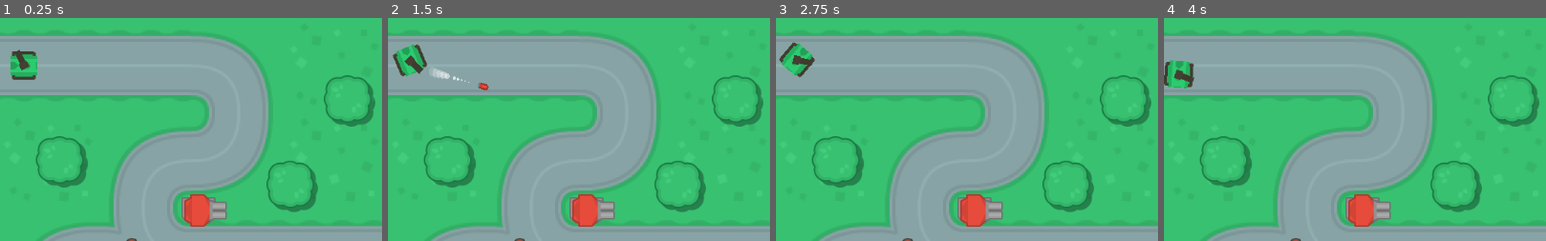
Above: before the commit, frames 1-4 (left to right).
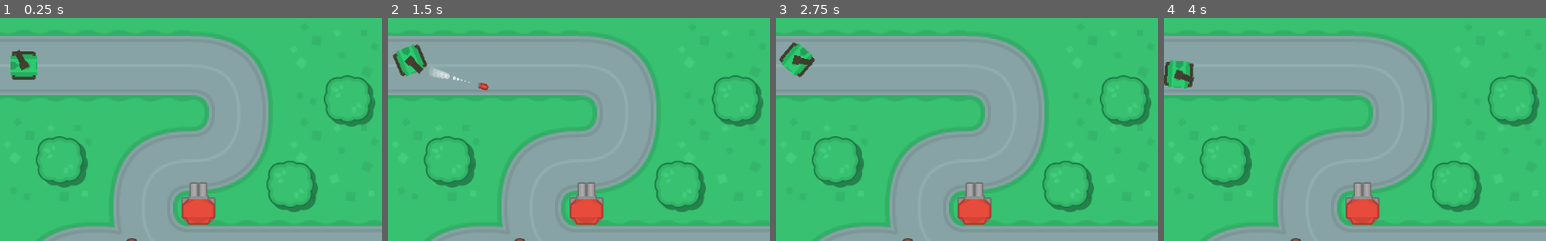
Above: after the commit, the same moments.

Repository: AnaTorres61/rogue-tank
Game: Godot game, scene res://scenes/test_area.tscn
The game is run twice, just before and just after one commit, with the same random seed, the same clock (stepped at 60 frames per second) and the same inputs.
Inputs (mouse positions are % of the whole screen's width and height, from its top left):
- Up to frame 1 (0.25 s): no input
- Up to frame 2 (1.5 s): tap Enter at 0.5 s; move the mouse to (72, 45) at 0.52 s; hold Right (ui_right) 0.53-1.28 s; tap Space at 1.25 s; move the mouse to (30, 55) at 1.27 s; hold Down (ui_down) from 1.28 s (still down)
- Up to frame 3 (2.75 s): move the mouse to (60, 28) at 2.02 s; release Down (ui_down) at 2.03 s; hold Right (ui_right) from 2.03 s (still down)
- Up to frame 4 (4 s): move the mouse to (45, 70) at 2.77 s; release Right (ui_right) at 2.78 s; hold Up (ui_up) 2.78-3.53 s; move the mouse to (80, 65) at 3.52 s; hold Left (ui_left) from 3.53 s (still down)
The pictures show only the part of the screen within x 0-50%, y 0-50%; the shares and areas given below are measured in that part.

The runs differ from the first frame. In frame 1, 0.9% of the frame differs, in the area x 47-60%, y 73-94%; in frame 2, 0.9%; in frame 3, 0.9%; in frame 4, 0.9%.

Commit message:
Edit sensor radius in Tool mode

Diff:
--- a/scenes/test_area.tscn
+++ b/scenes/test_area.tscn
@@ -29,7 +29,7 @@
 [sub_resource type="CircleShape2D" id=4]
 
 custom_solver_bias = 0.0
-radius = 201.0
+radius = 200.0
 
 [node name="test_area" type="Node" index="0"]
 
@@ -60,6 +60,7 @@
 
 [node name="Tank" parent="." index="1" instance=ExtResource( 2 )]
 
+editor/display_folded = true
 position = Vector2( 32.0955, 64.1058 )
 rotation = -0.00607844
 bodie = 4
@@ -258,6 +259,7 @@
 
 [node name="turret_01" type="StaticBody2D" parent="." index="4"]
 
+editor/display_folded = true
 position = Vector2( 265.834, 259.017 )
 input_pickable = false
 collision_layer = 0
@@ -267,11 +269,11 @@
 friction = 1.0
 bounce = 0.0
 script = ExtResource( 8 )
-_sections_unfolded = [ "Collision" ]
 __meta__ = {
 "_edit_group_": true
 }
-start_rot = 0.0
+start_rot = 270.0
+sensor_radius = 200.0
 
 [node name="sprite" type="Sprite" parent="turret_01" index="0"]
 
@@ -285,6 +287,8 @@
 
 [node name="cannon" type="Area2D" parent="turret_01" index="2"]
 
+editor/display_folded = true
+rotation = 4.71239
 input_pickable = true
 gravity_vec = Vector2( 0, 1 )
 gravity = 98.0
@@ -330,6 +334,7 @@
 [node name="shape" type="CollisionShape2D" parent="turret_01/sensor" index="0"]
 
 shape = SubResource( 4 )
+_sections_unfolded = [ "Transform", "Visibility" ]
 
 [node name="shoot_timer" type="Timer" parent="turret_01" index="4"]
 
--- a/scripts/turret_01.gd
+++ b/scripts/turret_01.gd
@@ -4,6 +4,8 @@
 var bodies = []
 var rot_vel = PI/2
 export(float, 0, 360) var start_rot = 0.0 setget set_start_rot
+
+export(float, 100, 1000) var sensor_radius = 100 setget set_sensor_radius
 
 const PRE_BULLET = preload("res://scenes/turret_01_bullet.tscn")
 
@@ -24,6 +26,9 @@
 
 func _draw():
 	$cannon.rotation = deg2rad(start_rot)
+	var new_shape = CircleShape2D.new()
+	new_shape.radius = sensor_radius
+	$sensor/shape.shape = new_shape
 
 
 func _on_sensor_body_entered(body):
@@ -47,6 +52,7 @@
 		var bullet = PRE_BULLET.instance()
 		bullet.global_position = global_position
 		bullet.dir = Vector2(cos($cannon.rotation), sin($cannon.rotation))
+		bullet.max_dist = sensor_radius
 		get_parent().add_child(bullet)
 
 
@@ -54,3 +60,8 @@
 	start_rot = val
 	if Engine.editor_hint:
 		update()
+
+func set_sensor_radius(val):
+	sensor_radius = val
+	if Engine.editor_hint:
+		update()
--- a/scripts/turret_01_bullet.gd
+++ b/scripts/turret_01_bullet.gd
@@ -1,6 +1,6 @@
 extends Area2D
 
-const MAX_DIST = 300
+var max_dist = 300
 
 var dir = Vector2() setget set_dir
 var vel = 400
@@ -11,7 +11,7 @@
 	pass
 
 func _physics_process(delta):
-	if global_position.distance_to(init_pos) >= MAX_DIST:
+	if global_position.distance_to(init_pos) >= max_dist:
 			queue_free()
 
 	translate(dir * vel * delta)
